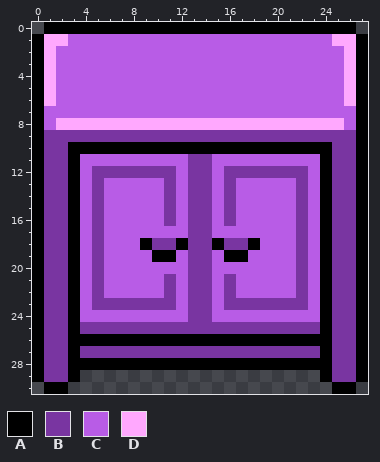
Pixel-art file -- assets/sprites/projects/wardrobe.aseprite. Above, as it was before the edit.
28x31 pixels, 1 frame.
Palette (. is transparent): A #000000  B #7935a1  C #b85ce6  D #ffa8fe
Pixels before, first column x 0:
 0 .AAAAAAAAAAAAAAAAAAAAAAAAAA.
 1 ADDCCCCCCCCCCCCCCCCCCCCCCDDA
 2 ADCCCCCCCCCCCCCCCCCCCCCCCCDA
 3 ADCCCCCCCCCCCCCCCCCCCCCCCCDA
 4 ADCCCCCCCCCCCCCCCCCCCCCCCCDA
 5 ADCCCCCCCCCCCCCCCCCCCCCCCCDA
 6 ADCCCCCCCCCCCCCCCCCCCCCCCCDA
 7 ACCCCCCCCCCCCCCCCCCCCCCCCCCA
 8 ACDDDDDDDDDDDDDDDDDDDDDDDDCA
 9 ABBBBBBBBBBBBBBBBBBBBBBBBBBA
10 ABBAAAAAAAAAAAAAAAAAAAAAABBA
11 ABBACCCCCCCCCBBCCCCCCCCCABBA
12 ABBACBBBBBBBCBBCBBBBBBBCABBA
13 ABBACBCCCCCBCBBCBCCCCCBCABBA
14 ABBACBCCCCCBCBBCBCCCCCBCABBA
15 ABBACBCCCCCBCBBCBCCCCCBCABBA
16 ABBACBCCCCCBCBBCBCCCCCBCABBA
17 ABBACBCCCCCCCBBCCCCCCCBCABBA
18 ABBACBCCCABBABBABBACCCBCABBA
19 ABBACBCCCCAACBBCAACCCCBCABBA
20 ABBACBCCCCCCCBBCCCCCCCBCABBA
21 ABBACBCCCCCBCBBCBCCCCCBCABBA
22 ABBACBCCCCCBCBBCBCCCCCBCABBA
23 ABBACBBBBBBBCBBCBBBBBBBCABBA
24 ABBACCCCCCCCCBBCCCCCCCCCABBA
25 ABBABBBBBBBBBBBBBBBBBBBBABBA
26 ABBAAAAAAAAAAAAAAAAAAAAAABBA
27 ABBABBBBBBBBBBBBBBBBBBBBABBA
28 ABBAAAAAAAAAAAAAAAAAAAAAABBA
29 ABBA....................ABBA
30 .AA......................AA.
After the commit:
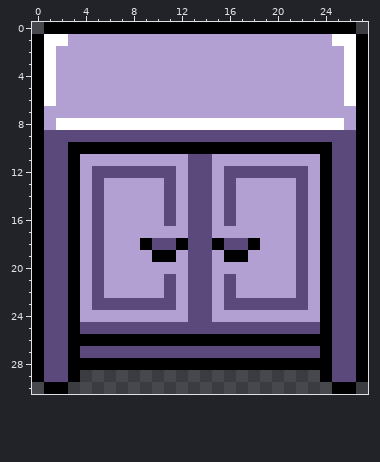
Change:
layer "Layer 2" colour added
Colour B changes from #7935a1 to #5b497c.
Colour C changes from #b85ce6 to #b2a0d3.
Colour D changes from #ffa8fe to #ffffff.
Boxes around the changes in both pictures, in picture pixels (x1, y1, x2, y2):
changed: (44, 34, 356, 382)
